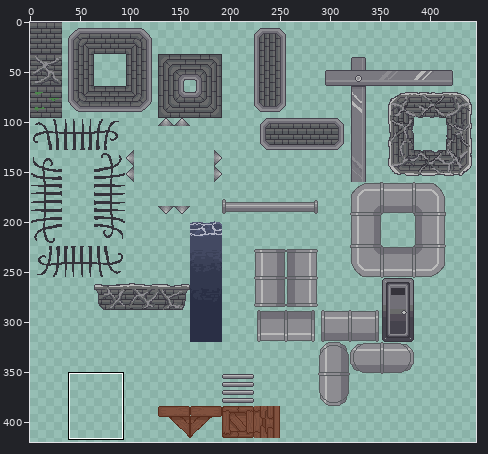
Two versions of one sprite sheet, sprites/environment_sheet.png. Above, an overview of the earlier version with the close-up marked.
Close-up. Earlier state:
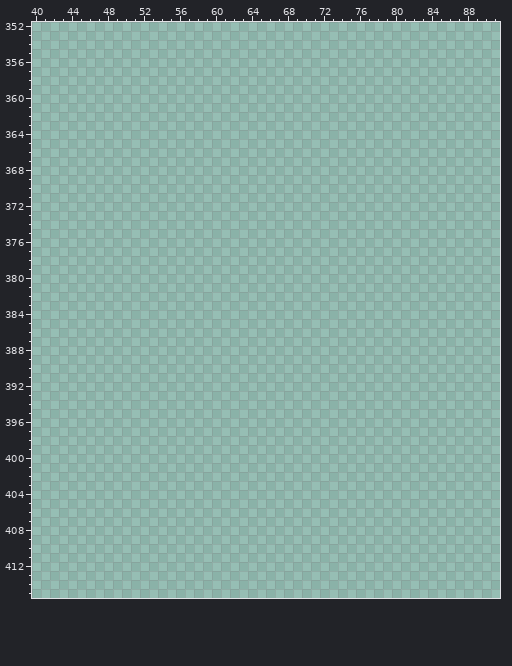
The file is 480x480 pixels. Colours within 5 levels of each other are drawn and written as one. Shown: x 40..91, y 352..415. The wide view leaves out empty margins.
Once edited:
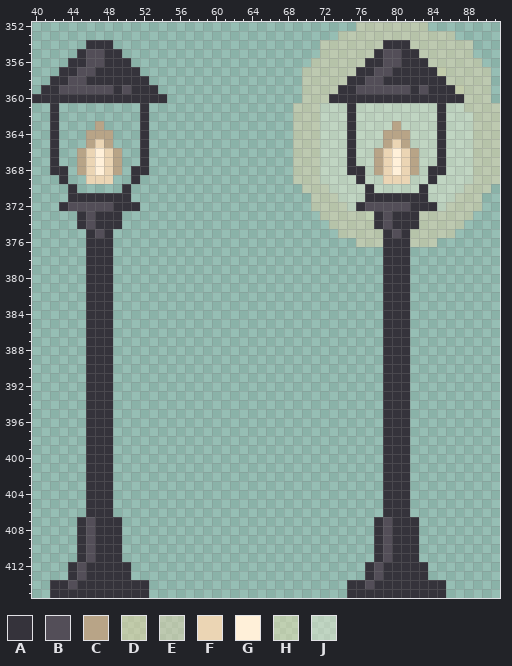
Palette (. is transparent): A #35333b  B #534e58  C #b8a487  D #f5db9f74  E #f0d8ab6f  F #ebd5b4  G #fff0d9  H #f7e7b06f  J #fdf6d569
Diff:
y 352: x 76..83 ........ -> EEEEEEEE
y 353: x 74..86 ............. -> EEEEEEEEEEEEE
y 354: x 46..48 ... -> AAA; x 72..88 ................. -> EEEEEEEAAAEEEEEEE
y 355: x 45..49 ..... -> ABBAA; x 72..88 ................. -> EEEEEEABBAAEEEEEE
y 356: x 44..50 ....... -> AABBAAA; x 71..89 ................... -> EEEEEEAABBAAAEEEEEE
y 357: x 43..51 ......... -> AABBAAAAA; x 70..90 ..................... -> EEEEEEAABBAAAAADEEEEE
y 358: x 42..52 ........... -> AABBAAAAAAA; x 70..90 ..................... -> EEEEEAABBAAAAAAAEEEEE
y 359: x 41..53 ............. -> AABBBBBBABAAA; x 70..90 ..................... -> EEEEAABBBBBBABAAADEEE
y 360: x 40..54 ............... -> AAAAAAAAAAAAAAA; x 70..90 ..................... -> EEEAAAAAAAAAAAAAAAEEE
y 361: x 42 . -> A; x 52 . -> A; x 69..91 ....................... -> EEEJJJAJJJJJJJJJAJJEEEE
y 362: x 42 . -> A; x 52 . -> A; x 69..91 ....................... -> EEEJJJAJJJJJJJJJAJJJEEE
y 363: x 42 . -> A; x 47 . -> C; x 52 . -> A; x 69..91 ....................... -> EEEJJJAJJJJCJJJJAJJJEEE
y 364: x 42 . -> A; x 46..48 ... -> CCC; x 52 . -> A; x 69..91 ....................... -> EEEJJJAJJJCCCJJJAJJJEEE
y 365: x 42 . -> A; x 46..48 ... -> CFC; x 52 . -> A; x 69..91 ....................... -> EEEJJJAJJJCFCJJJAJJJEEE
y 366..367: x 42 . -> A; x 45..49 ..... -> CFGFC; x 52 . -> A; x 69..91 ....................... -> EEEJJJAJJCFGFCJJAJJJEEE
y 368: x 42..43 .. -> AA; x 45..49 ..... -> CFGFC; x 51..52 .. -> AA; x 69..91 ....................... -> EEEJJJAAJCFGFCJAAJJJEEE
y 369: x 43 . -> A; x 46..48 ... -> FFF; x 51 . -> A; x 69..91 ....................... -> EEEJJJJAJJFFFJJAJJJJEEE
y 370: x 44 . -> A; x 50 . -> A; x 70..90 ..................... -> EEEJJJJAJJJJJAJJJJEEE
y 371: x 44..50 ....... -> AAAAAAA; x 71..89 ................... -> EEEJJJAAAAAAAJJJEEE
y 372: x 43..51 ......... -> ABBBBBAAA; x 71..89 ................... -> EEEEJABBBBBAAAJEEEE
y 373: x 45..49 ..... -> ABAAA; x 72..88 ................. -> EEEEEHABAAAEEEEEE
y 374: x 45..49 ..... -> ABAAA; x 73..87 ............... -> EEEEEABAAAEEEEE
y 375: x 46..48 ... -> ABA; x 74..86 ............. -> EEEEEABAEEEEE
y 376: x 46..48 ... -> AAA; x 76..84 ......... -> EEEAAAEEE
y 377..406: x 46..48 ... -> AAA; x 79..81 ... -> AAA
y 407..411: x 45..49 ..... -> ABAAA; x 78..82 ..... -> ABAAA
y 412..413: x 44..50 ....... -> ABAAAAA; x 77..83 ....... -> ABAAAAA
y 414: x 42..52 ........... -> AABAAAAAAAA; x 75..85 ........... -> AABAAAAAAAA
y 415: x 42..52 ........... -> AAAAAAAAAAA; x 75..85 ........... -> AAAAAAAAAAA
